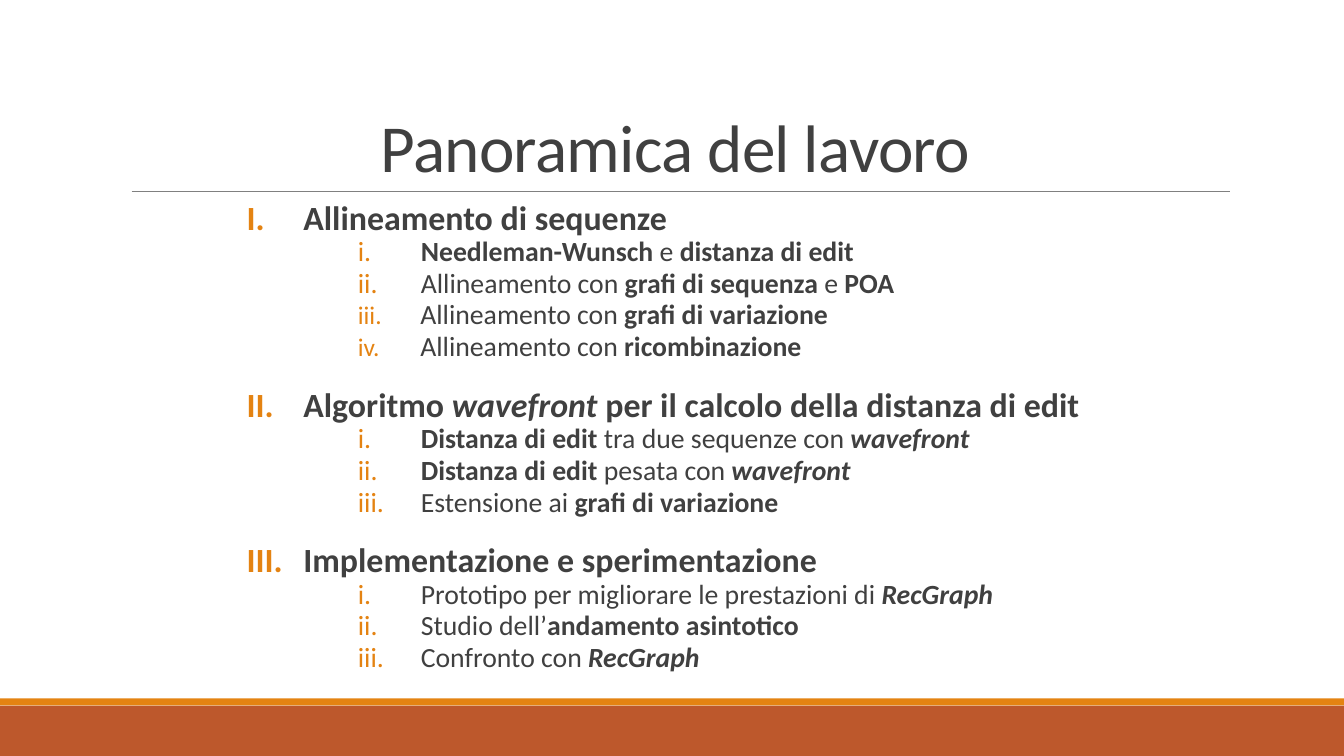
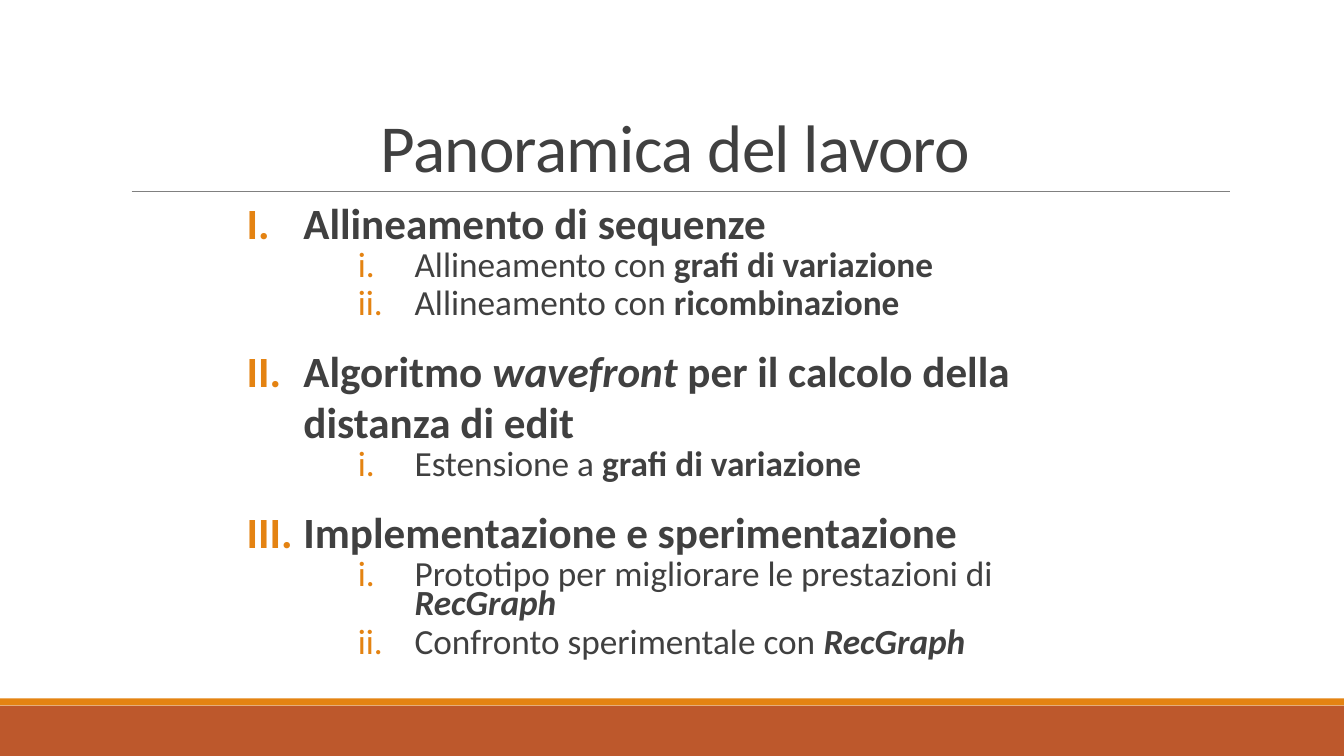
Before and after one commit to iFoxz17/WF_Recgraph, a slide deck: slide 2 of thesis_presentation.pptx. Drawn at 1344x756 pixels with LibreOffice and Linux fonts; fonts in the diff are those of the drawing; background and template pictures are left out. Boxes give left, top, right and bottom in pixels: in the first picture for what was removed or moved away, otherwise in the second. Text is boxed around its words. In the diff, an @@ line names an element or a change of style, - is before the commit and + after.

```diff
--- a/thesis_presentation.pptx
+++ b/thesis_presentation.pptx
@@ text at [303, 208, 1009, 621]: size 24.2 to 30.8 pt in "Allineamento di sequenze", "Algoritmo wavefront per il calcolo della distanza ...", "Implementazione e sperimentazione"; size 19.8 to 25.2 pt in "Allineamento con grafi di variazione", "Allineamento con ricombinazione", "Prototipo per migliorare le prestazioni di RecGraph" @@
@@ text at [421, 241, 894, 298]: paragraphs removed @@
-          i. Needleman-Wunsch e distanza di edit
-          ii. Allineamento con grafi di sequenza e POA
@@ text at [415, 451, 861, 482]: text changed; size 19.8 to 25.2 pt @@
-          i. Distanza di edit tra due sequenze con wavefront
-          ii. Distanza di edit pesata con wavefront
-          iii. Estensione ai grafi di variazione
+          i. Estensione a grafi di variazione
@@ text at [415, 629, 966, 660]: text changed; size 19.8 to 25.2 pt; bold off @@
-          ii. Studio dell’andamento asintotico
-          iii. Confronto con RecGraph
+          ii. Confronto sperimentale con RecGraph
```
Also in this commit, not shown: 8 other slides changed, 7 slides added, 1 slide removed, 1 other file.
